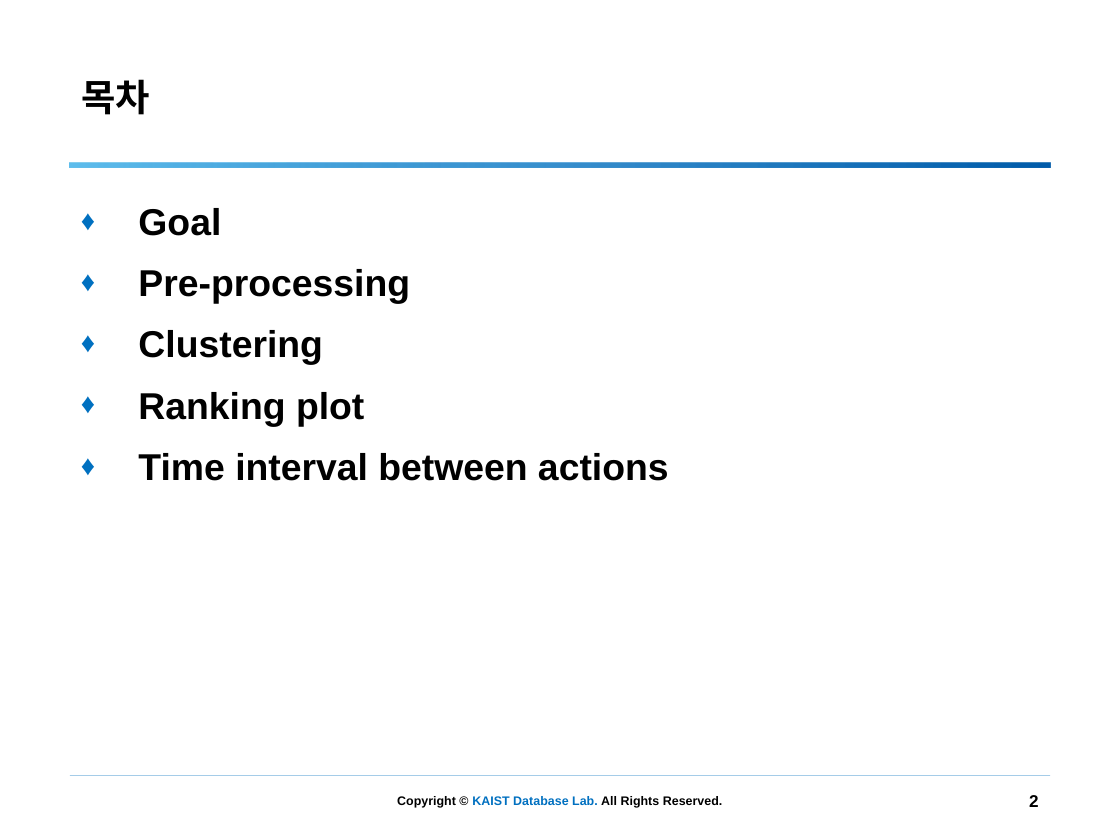
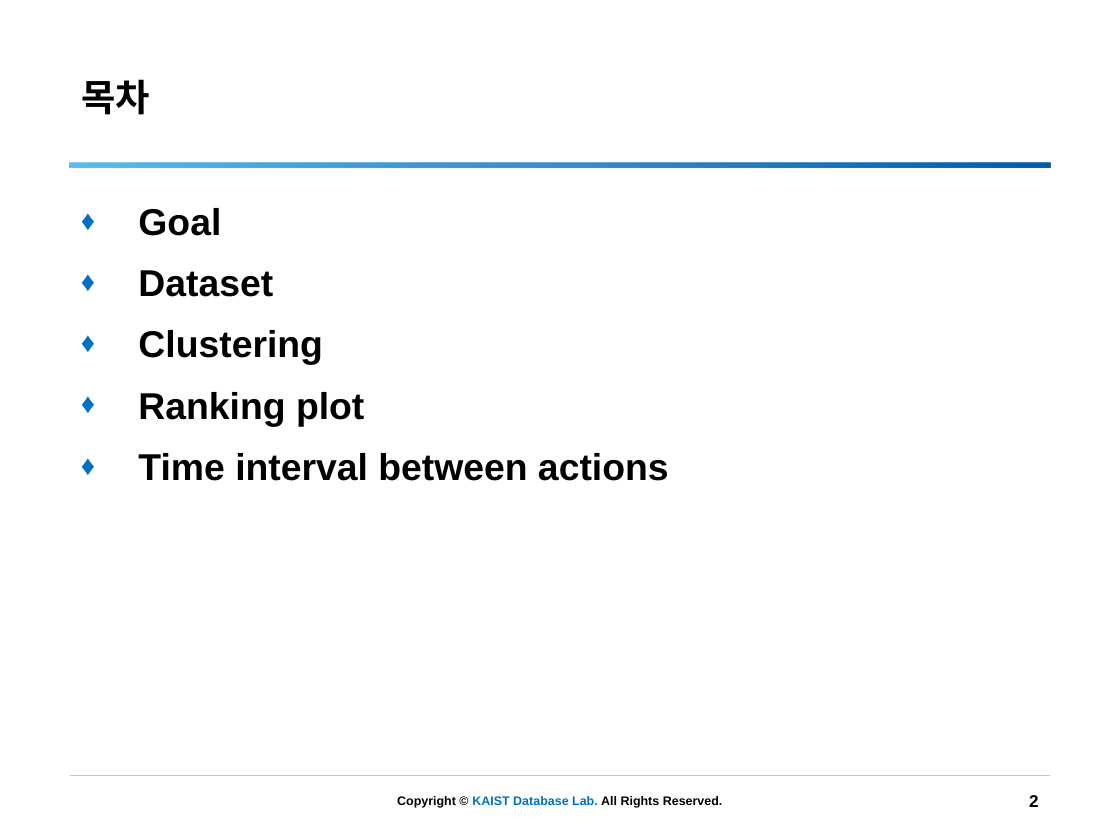
Before and after one commit to simdj/entry_log_analysis, a slide deck: slide 2 of 160704 로그분석 - 4.pptx. Drawn at 1120x840 pixels with LibreOffice and Linux fonts; fonts in the diff are those of the drawing; background and template pictures are left out. Boxes give left, top, right and bottom in pixels: in the first picture for what was removed or moved away, otherwise in the second. Text is boxed around its words. In the diff, an @@ line names an element or a change of style, - is before the commit and + after.

Commit message:
2015 2016 dataset clean

```diff
--- a/160704 로그분석 - 4.pptx
+++ b/160704 로그분석 - 4.pptx
@@ text at (138,270,273,297): text changed @@
-♦ Pre-processing
+♦ Dataset
```
Also in this commit, not shown: 4 other slides changed, 19 other files.
